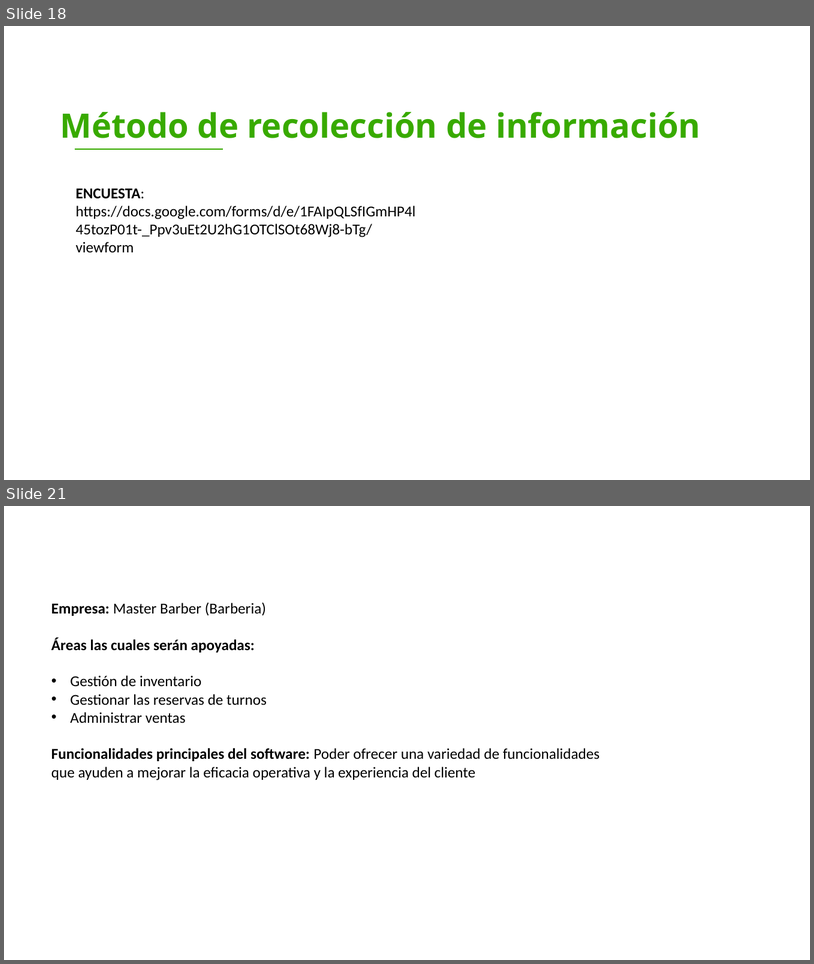
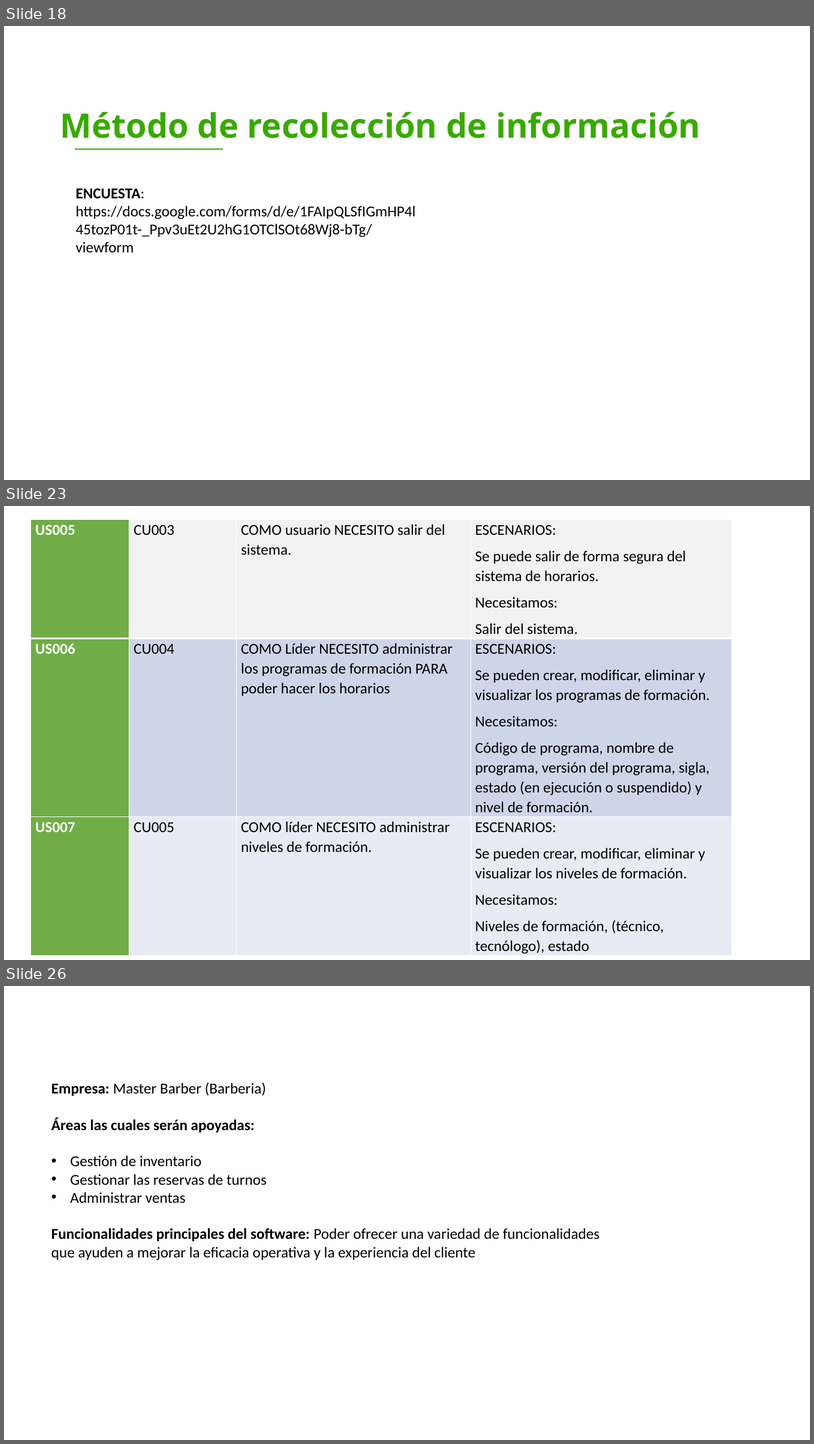
Before and after one commit to luiscarlosmedina/Master-Barber, a slide deck: Entregables Proyecto.pptx. Shown one above the other, each under a label of ours: slides 18 and 21 before the commit, slides 18, 23 and 26 after it; the slides between them are not shown. The pictures are 814x964 and 814x1444 pixels, drawn with LibreOffice and Linux fonts; fonts in the diff are those of the drawing; background and template pictures are left out. Boxes give left, top, right and bottom in pixels: in the first picture for what was removed or moved away, otherwise in the second. Text is boxed around its words. In the diff, an @@ line names an element or a change of style, - is before the commit and + after.

```diff
--- a/Entregables Proyecto.pptx
+++ b/Entregables Proyecto.pptx
@@ slide 23 added at box(4, 506, 810, 960), background picture (left out) @@
@@ table added at box(30, 519, 732, 956), 3 rows, 4 columns @@
+US005 | CU003 | COMO usuario NECESITO salir del sistema. | ESCENARIOS: / Se puede salir de forma segura del sistema de horarios. / Necesitamos: / Salir del sistema.
+US006 | CU004 | COMO Líder NECESITO administrar los programas de formación PARA poder hacer los horarios | ESCENARIOS: / Se pueden crear, modificar, eliminar y visualizar los programas de formación. / Necesitamos: / Código de programa, nombre de programa, versión del programa, sigla, estado (en ejecución o suspendido) y nivel de formación.
+US007 | CU005 | COMO líder NECESITO administrar niveles de formación. | ESCENARIOS: / Se pueden crear, modificar, eliminar y visualizar los niveles de formación. / Necesitamos: / Niveles de formación, (técnico, tecnólogo), estado
@@ what was slide 21 is now slide 26 @@
```
Also in this commit, not shown: 6 other slides added, 2 slides removed, 1 other file.
